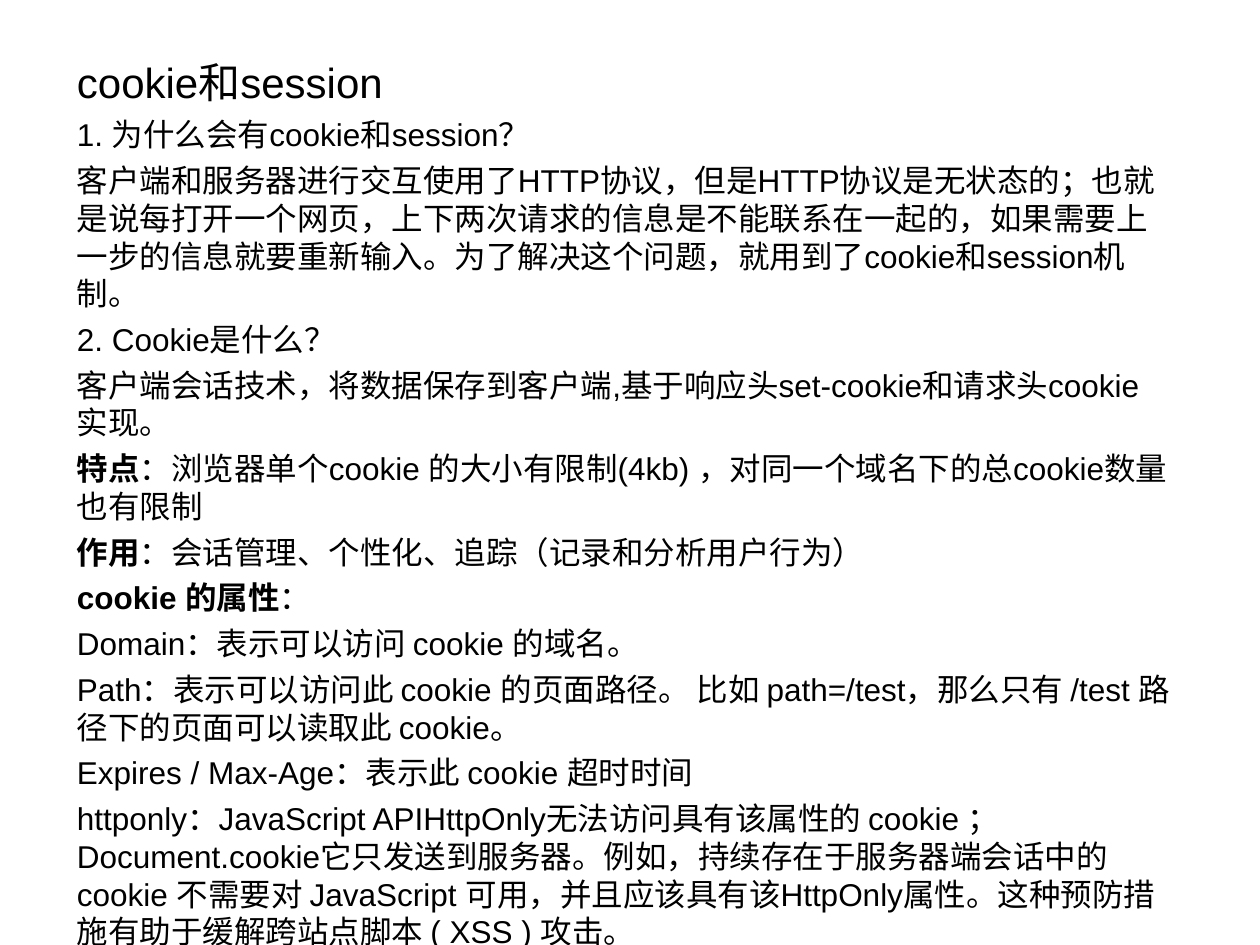
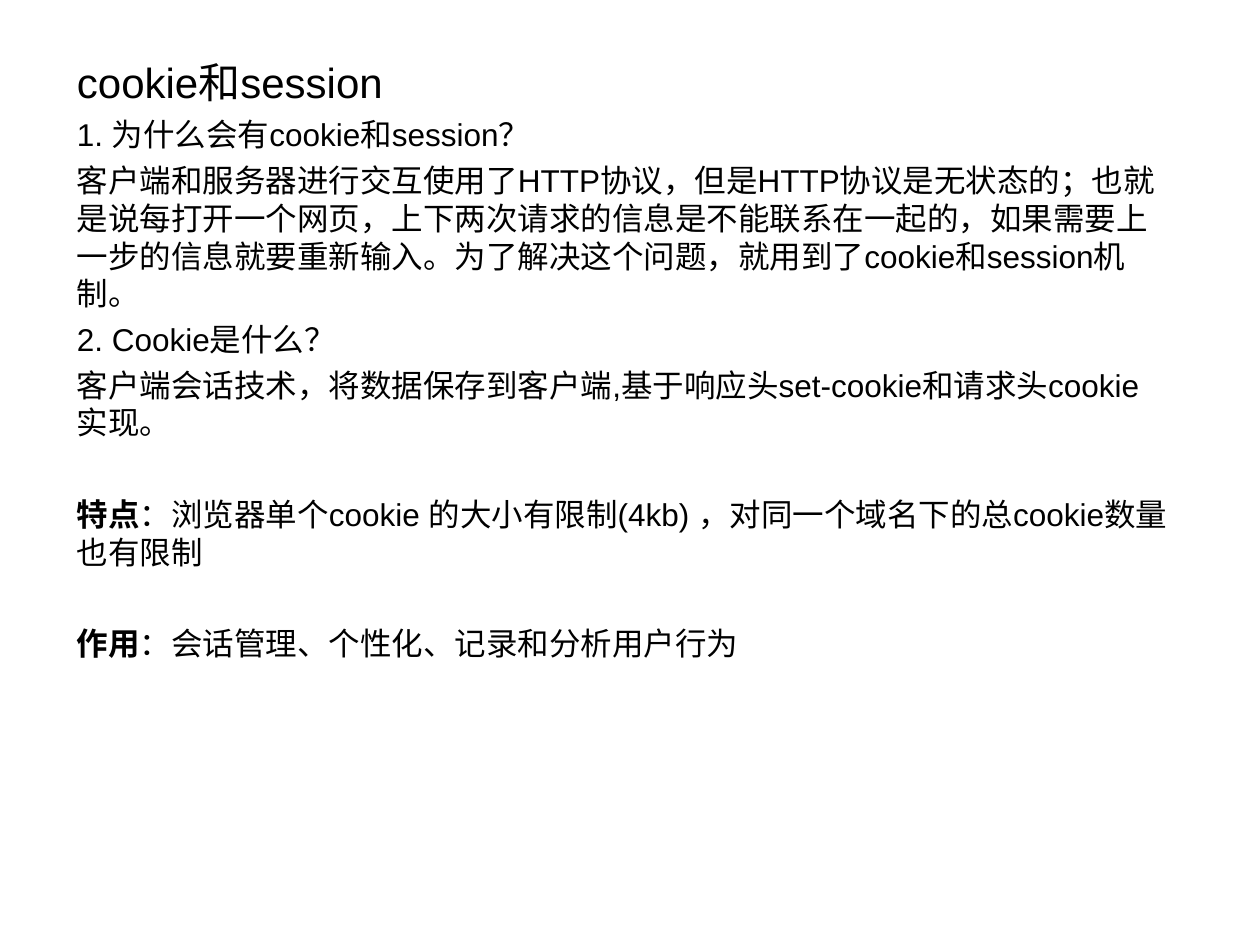
Before and after one commit to liyongjava36/oauth, a slide deck: slide 2 of 123.ppt. Drawn at 1260x945 pixels with LibreOffice and Linux fonts; fonts in the diff are those of the drawing. Boxes give left, top, right and bottom in pixels: in the first picture for what was removed or moved away, otherwise in the second. Text is boxed around its words. In the diff, an @@ line names an element or a change of style, - is before the commit and + after.

```diff
--- a/123.ppt
+++ b/123.ppt
@@ subtitle at (x1=77, y1=628, x2=739, y2=658): text changed @@
-作用：会话管理、个性化、追踪（记录和分析用户行为）
-cookie 的属性：
-Domain：表示可以访问 cookie 的域名。
-Path：表示可以访问此 cookie 的页面路径。 比如 path=/test，那么只有 /test 路径下的页面可以读取此 cookie。
-Expires / Max-Age：表示此 cookie 超时时间
-httponly：JavaScript APIHttpOnly无法访问具有该属性的 cookie ；Document.cookie它只发送到服务器。例如，持续存在于服务器端会话中的 cookie 不需要对 JavaScript 可用，并且应该具有该HttpOnly属性。这种预防措施有助于缓解跨站点脚本 ( XSS ) 攻击。
+作用：会话管理、个性化、记录和分析用户行为
```
Also in this commit, not shown: 1 other slide changed, 4 slides added, 2 slides removed.
